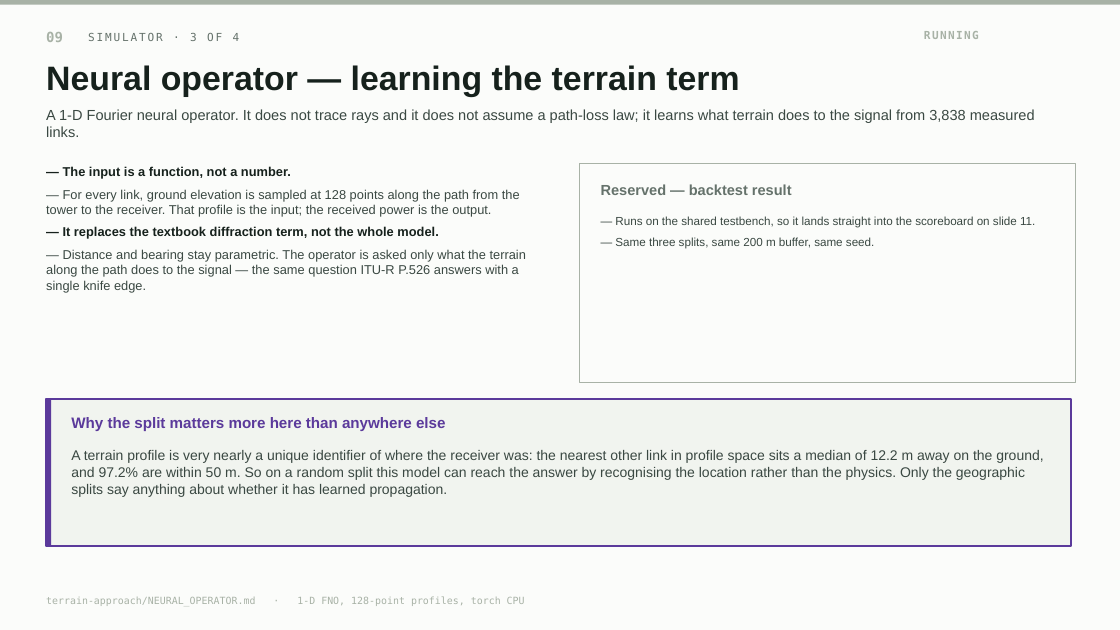
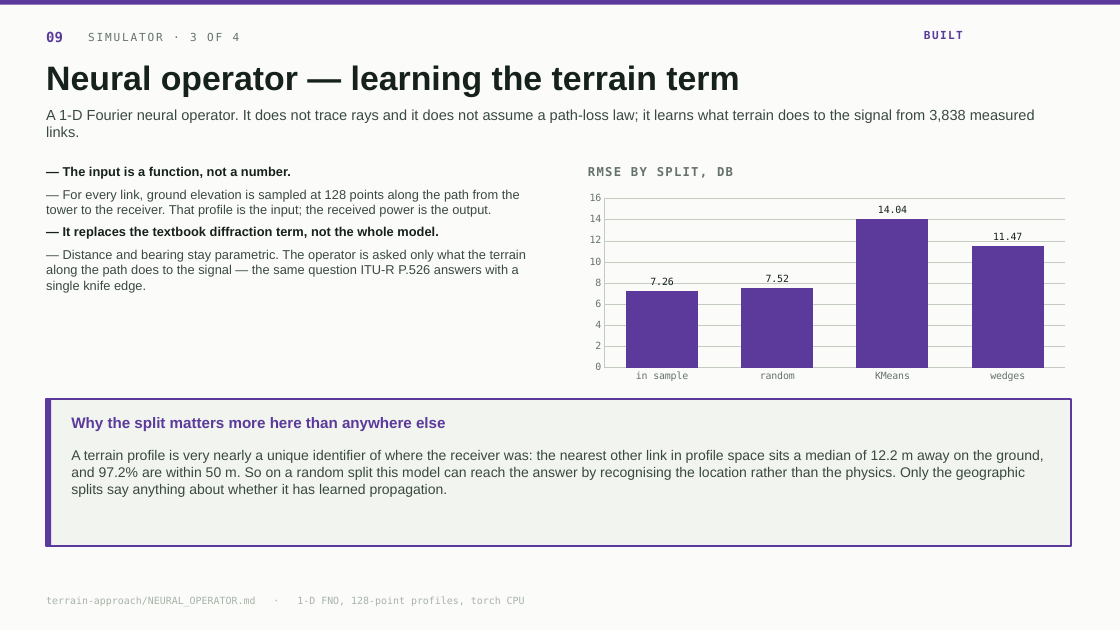
Before and after one commit to mtang724/arathon-c03-rural-infrastructure-placement, a slide deck: slide 9 of ARA_Challenge3.pptx. Drawn at 1120x630 pixels with LibreOffice and Linux fonts; fonts in the diff are those of the drawing. Boxes give left, top, right and bottom in pixels: in the first picture for what was removed or moved away, otherwise in the second. Text is boxed around its words. In the diff, an @@ line names an element or a change of style, - is before the commit and + after.

```diff
--- a/ARA_Challenge3.pptx
+++ b/ARA_Challenge3.pptx
@@ rectangle at [0,0,1120,5]: fill #A8B2A6 to #5B3A9B @@
@@ text "09" at [46,31,63,42]: text colour #A8B2A6 to #5B3A9B @@
@@ text at [924,31,963,39]: text changed; text colour #A8B2A6 to #5B3A9B @@
-RUNNING
+BUILT
@@ rectangle removed at [580,164,1075,382] @@
@@ text added at [717,167,733,176], 10.5 pt, text #65726B, bold @@
+RMSE BY SPLIT, DB
@@ column chart added at [580,189,1075,386] @@
+categories: in sample, random, KMeans, wedges
+Series 1: 7.26, 7.52, 14.04, 11.47
@@ text removed at [601,184,792,195] @@
-Reserved — backtest result
@@ text removed at [615,216,1035,249] @@
-— Runs on the shared testbench, so it lands straight into the scoreboard on slide 11.
-— Same three splits, same 200 m buffer, same seed.
```
Also in this commit, not shown: 4 other slides changed, 1 slide added, 2 other files.
